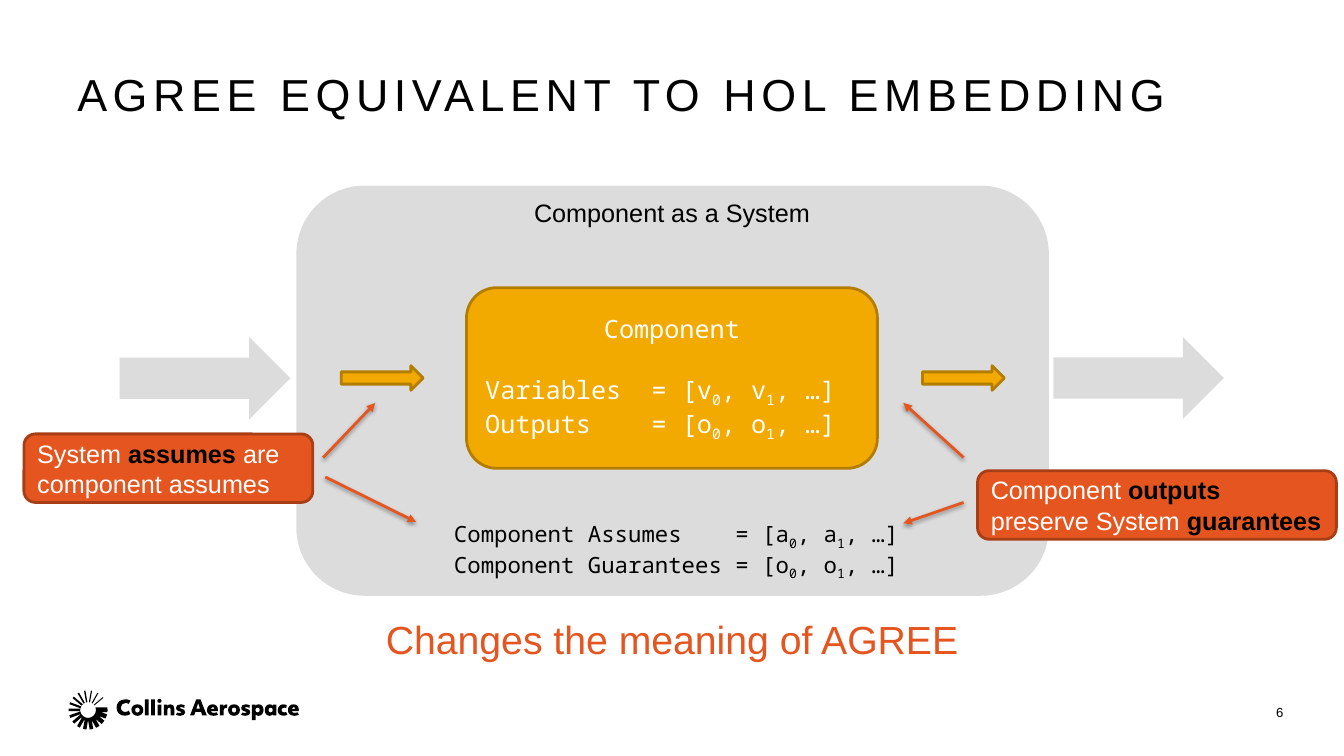
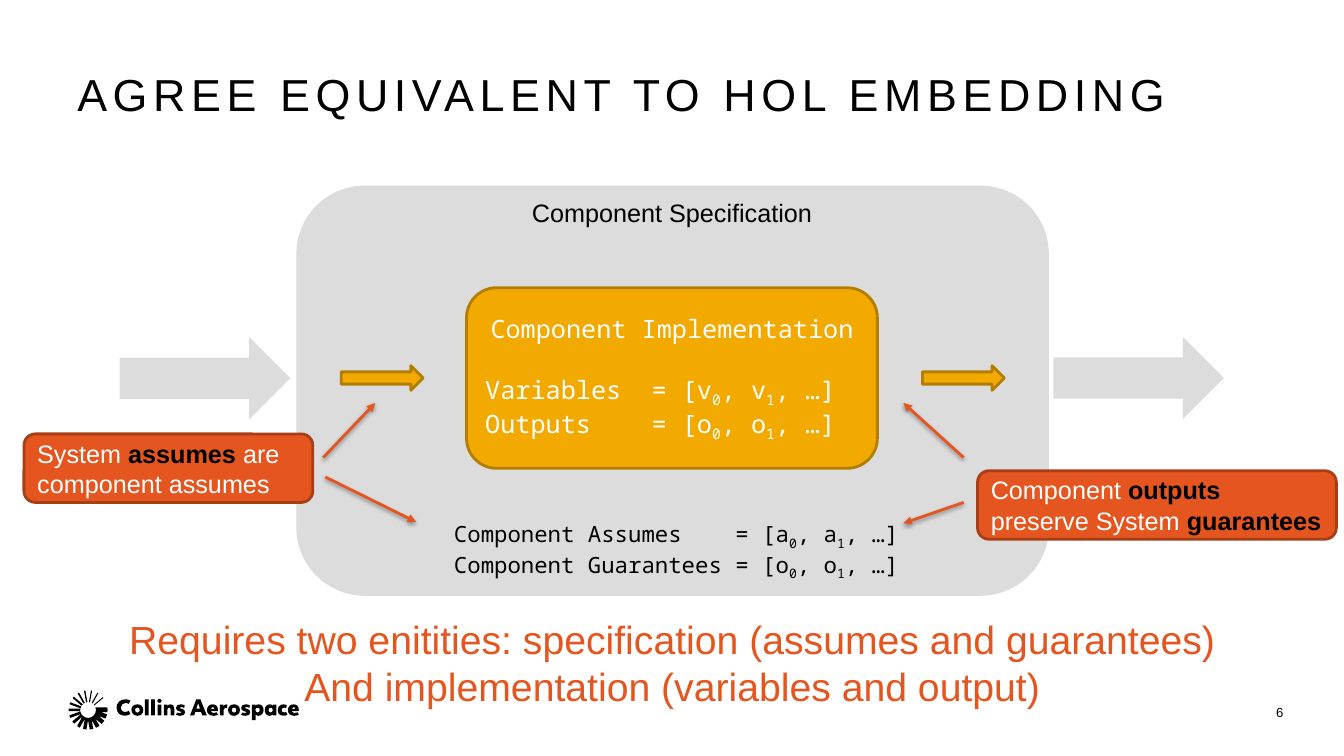
Before and after one commit to ericmercer/verified-mon-flt-synthesis, a slide deck: slide 6 of presentation/AGREE-SEMANTICS.pptx. Drawn at 1344x756 pixels with LibreOffice and Linux fonts; fonts in the diff are those of the drawing. Boxes give left, top, right and bottom in pixels: in the first picture for what was removed or moved away, otherwise in the second. Text is boxed around its words. In the diff, an @@ line names an element or a change of style, - is before the commit and + after.

Commit message:
Update presentation

```diff
--- a/presentation/AGREE-SEMANTICS.pptx
+++ b/presentation/AGREE-SEMANTICS.pptx
@@ text at (x1=532, y1=203, x2=812, y2=228): text changed @@
-Component as a System
+Component Specification
@@ text in rounded rectangle at (x1=491, y1=319, x2=854, y2=344): text changed @@
-Component
+Component Implementation
@@ text at (x1=129, y1=625, x2=1215, y2=709): text changed @@
-Changes the meaning of AGREE
+Requires two enitities: specification (assumes and guarantees)
+And implementation (variables and output)
```
